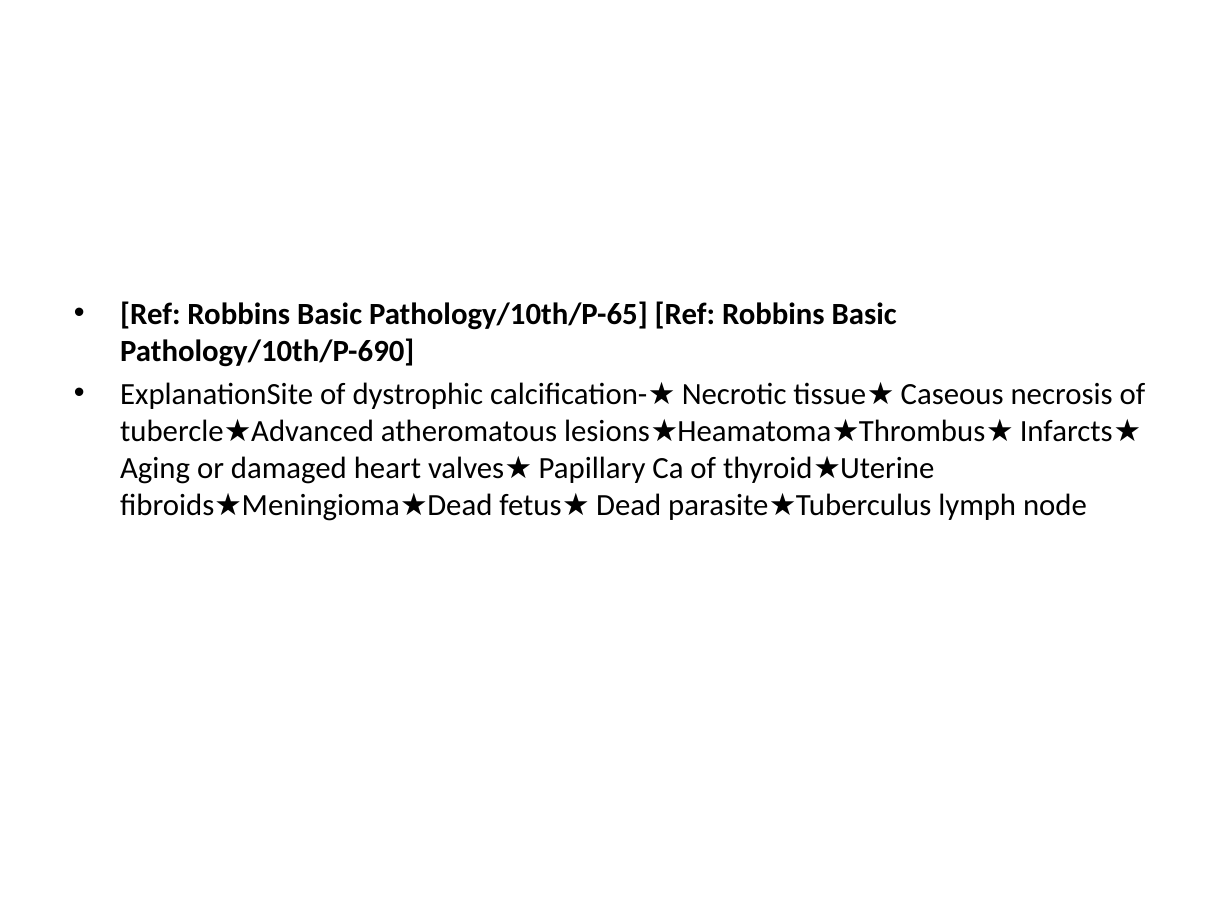
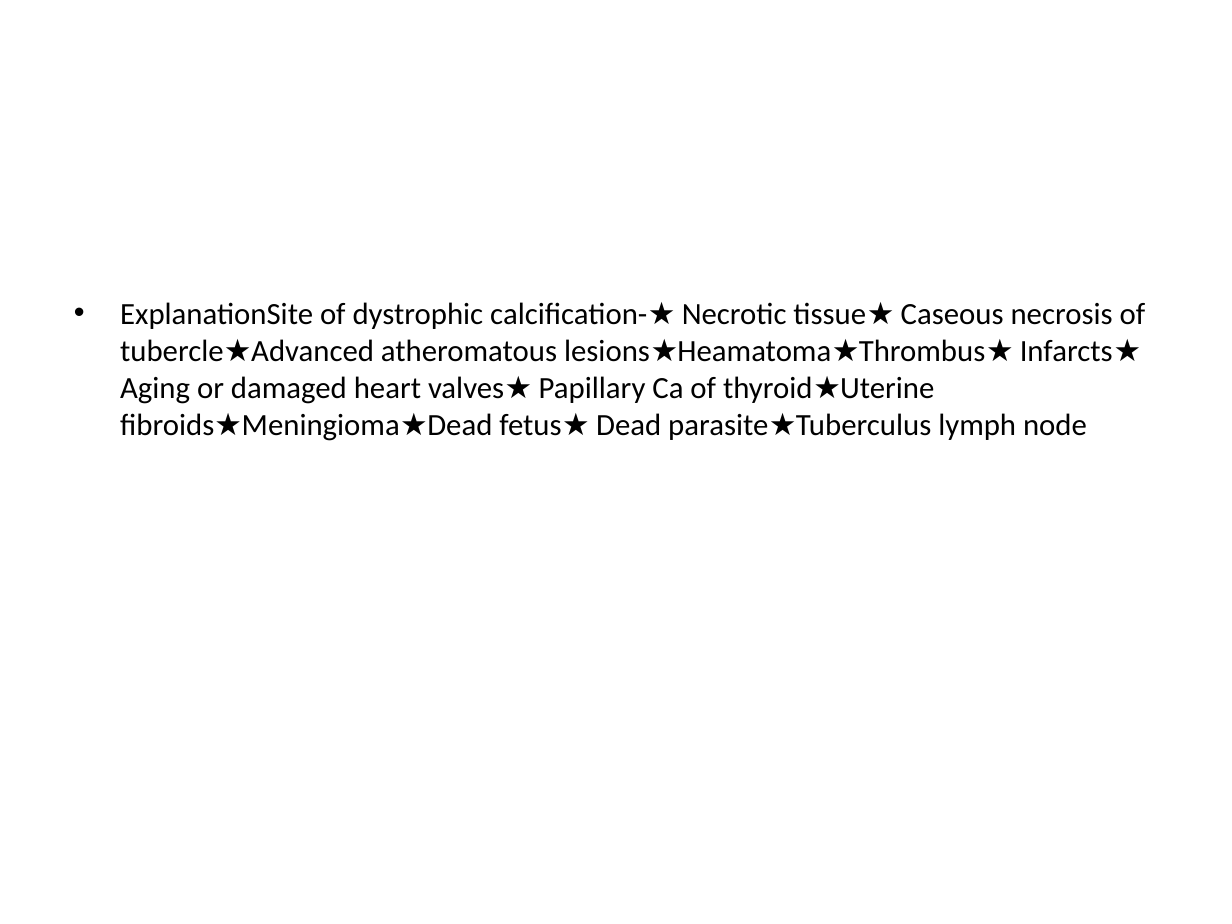
Before and after one commit to jahirulislammolla/exam_power_point, a slide deck: slide 40 of Cell_Injury___Adaptation__Inflammation___Healing___Hemodynamic_Exam__Gynae_July_25__C.pptx. Drawn at 1232x924 pixels with LibreOffice and Linux fonts; fonts in the diff are those of the drawing. Boxes give left, top, right and bottom in pixels: in the first picture for what was removed or moved away, otherwise in the second. Text is boxed around its words. In the diff, an @@ line names an element or a change of style, - is before the commit and + after.

```diff
--- a/Cell_Injury___Adaptation__Inflammation___Healing___Hemodynamic_Exam__Gynae_July_25__C.pptx
+++ b/Cell_Injury___Adaptation__Inflammation___Healing___Hemodynamic_Exam__Gynae_July_25__C.pptx
@@ text at (120, 301, 897, 367): paragraph removed @@
-• [Ref: Robbins Basic Pathology/10th/P-65] [Ref: Robbins Basic Pathology/10th/P-690]
```
Also in this commit, not shown: 90 other slides changed, 11 other files.
